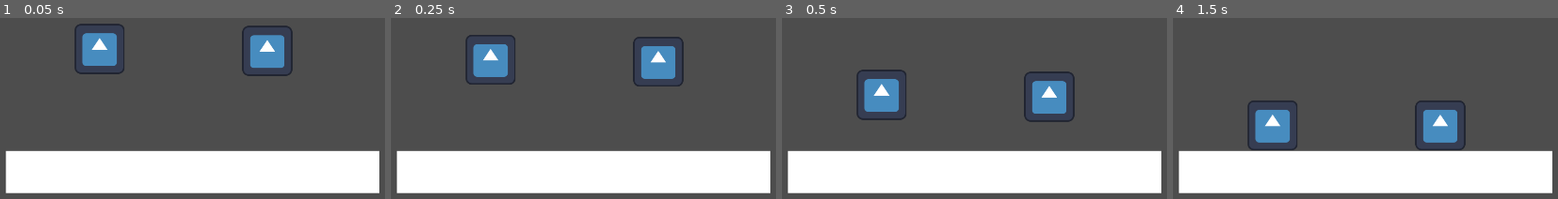
Above: before the commit, frames 1-4 (left to right).
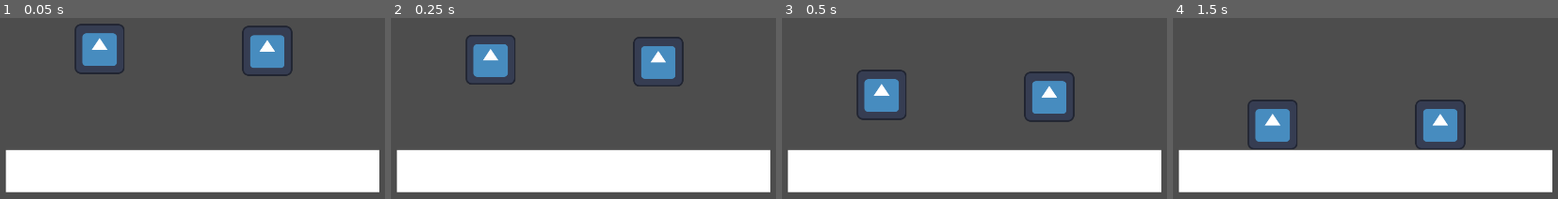
Above: after the commit, the same moments.

Repository: KidFast/Kitty-Kombat
Game: Godot game, scene res://Scenes/player_test.tscn
Two runs of this game, one before a commit and one after it. Both use one fixed random seed, a clock stepped at 60 frames per second and the inputs below. This scene is started directly instead of the project's main scene. The engine's default icon, where the game draws it, is replaced by a stand-in: a white triangle on a blue panel in a dark square.
Inputs:
- Up to frame 1 (0.05 s): no input
- Up to frame 2 (0.25 s): no input
- Up to frame 3 (0.5 s): no input
- Up to frame 4 (1.5 s): tap Enter at 1.25 s

The runs differ from the first frame. In frame 1, 2.0% of the frame differs, in the area x 1-99%, y 72-97%; in frame 2, 2.0%; in frame 3, 2.0%; in frame 4, 2.6%, in the area x 1-99%, y 45-97%.

Commit message:
dash added

Diff:
--- a/kitty-kombat/Scenes/player_test.tscn
+++ b/kitty-kombat/Scenes/player_test.tscn
@@ -16,7 +16,7 @@
 player_number = 2
 
 [node name="platform" type="StaticBody2D" parent="."]
-position = Vector2(383, 735)
+position = Vector2(383, 733)
 
 [node name="CollisionShape2D" type="CollisionShape2D" parent="platform"]
 position = Vector2(476.5, 54)
--- a/kitty-kombat/Scripts/player.gd
+++ b/kitty-kombat/Scripts/player.gd
@@ -1,11 +1,39 @@
 extends CharacterBody2D
 
 @export var speed = 400
+@export var dash_speed = 1400
 @export var player_number : int
 
 const jump_velocity = -400
 
+var dash_direction = Vector2(1,0)
+var can_dash = true
+var dashing = false
+
+func dash():
+	if dashing:
+		return
+
+	if is_on_floor():
+		can_dash = true
+
+	if Input.is_action_pressed("p%s_left" % [player_number]):
+		dash_direction = Vector2(-1,0)
+
+	if Input.is_action_pressed("p%s_right" % [player_number]):
+		dash_direction = Vector2(1,0)
+
+	if Input.is_action_just_pressed("p%s_dash" % [player_number]) and can_dash:
+		velocity = dash_direction * dash_speed
+		can_dash = false
+		dashing = true
+		await get_tree().create_timer(0.2).timeout
+		dashing = false
+
 func get_input():
+	if dashing:
+		return
+
 	var input_direction
 	input_direction = Input.get_vector("p%s_left" % [player_number], "p%s_right" % [player_number], "p%s_up" % [player_number], "p%s_down" % [player_number])
 
@@ -18,5 +46,6 @@
 	if Input.is_action_just_pressed("p%s_up" % [player_number]) and is_on_floor():
 		velocity.y = jump_velocity
 
+	dash()
 	get_input()
 	move_and_slide()
--- a/kitty-kombat/project.godot
+++ b/kitty-kombat/project.godot
@@ -87,6 +87,11 @@
 , Object(InputEventJoypadMotion,"resource_local_to_scene":false,"resource_name":"","device":0,"axis":1,"axis_value":1.0,"script":null)
 ]
 }
+p1_dash={
+"deadzone": 0.2,
+"events": [Object(InputEventKey,"resource_local_to_scene":false,"resource_name":"","device":-1,"window_id":0,"alt_pressed":false,"shift_pressed":false,"ctrl_pressed":false,"meta_pressed":false,"pressed":false,"keycode":0,"physical_keycode":81,"key_label":0,"unicode":113,"location":0,"echo":false,"script":null)
+]
+}
 p2_left={
 "deadzone": 0.2,
 "events": [Object(InputEventKey,"resource_local_to_scene":false,"resource_name":"","device":-1,"window_id":0,"alt_press …(195 unchanged characters)…
@@ -111,3 +116,8 @@
 , Object(InputEventJoypadMotion,"resource_local_to_scene":false,"resource_name":"","device":1,"axis":1,"axis_value":1.0,"script":null)
 ]
 }
+p2_dash={
+"deadzone": 0.2,
+"events": [Object(InputEventKey,"resource_local_to_scene":false,"resource_name":"","device":-1,"window_id":0,"alt_pressed":false,"shift_pressed":false,"ctrl_pressed":false,"meta_pressed":false,"pressed":false,"keycode":0,"physical_keycode":47,"key_label":0,"unicode":47,"location":0,"echo":false,"script":null)
+]
+}
